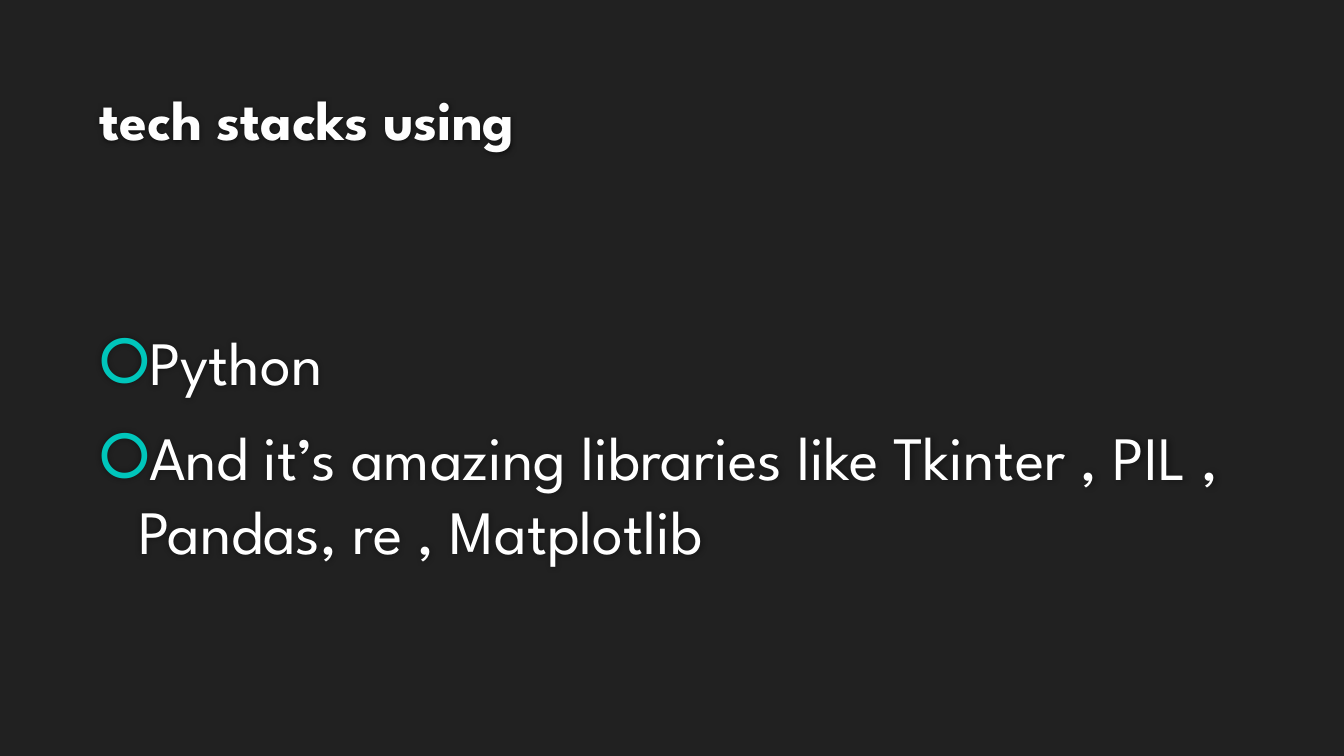
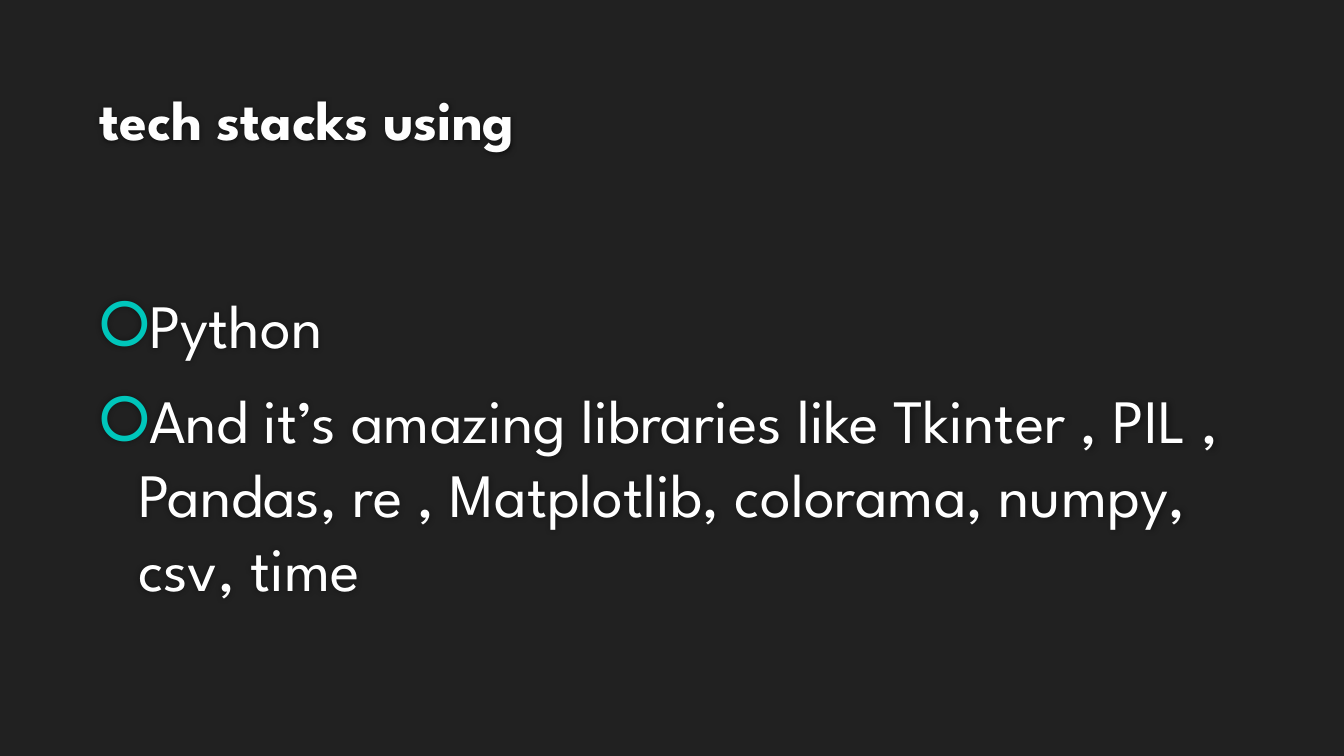
Before and after one commit to AdarshSantoria/Hospital-Data-Analysis, a slide deck: slide 4 of Presentation.pptx. Drawn at 1344x756 pixels with LibreOffice and Linux fonts; fonts in the diff are those of the drawing; background and template pictures are left out. Boxes give left, top, right and bottom in pixels: in the first picture for what was removed or moved away, otherwise in the second. Text is boxed around its words. In the diff, an @@ line names an element or a change of style, - is before the commit and + after.

```diff
--- a/Presentation.pptx
+++ b/Presentation.pptx
@@ text at (138, 400, 1187, 598): text changed @@
-🞆 And it’s amazing libraries like Tkinter , PIL , Pandas, re , Matplotlib
+🞆 And it’s amazing libraries like Tkinter , PIL , Pandas, re , Matplotlib, colorama, numpy, csv, time
```
Also in this commit, not shown: 1 other file.
